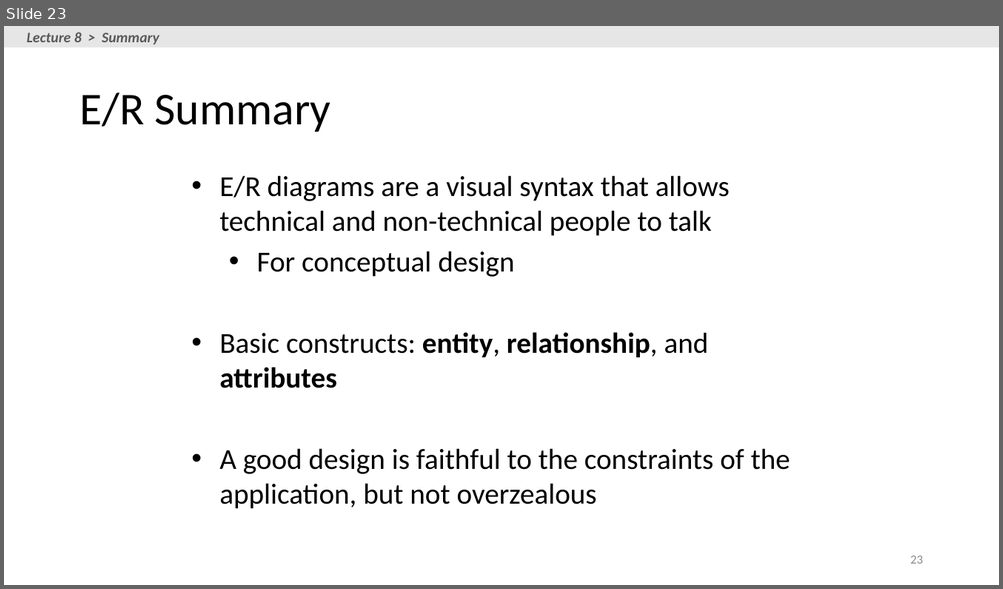
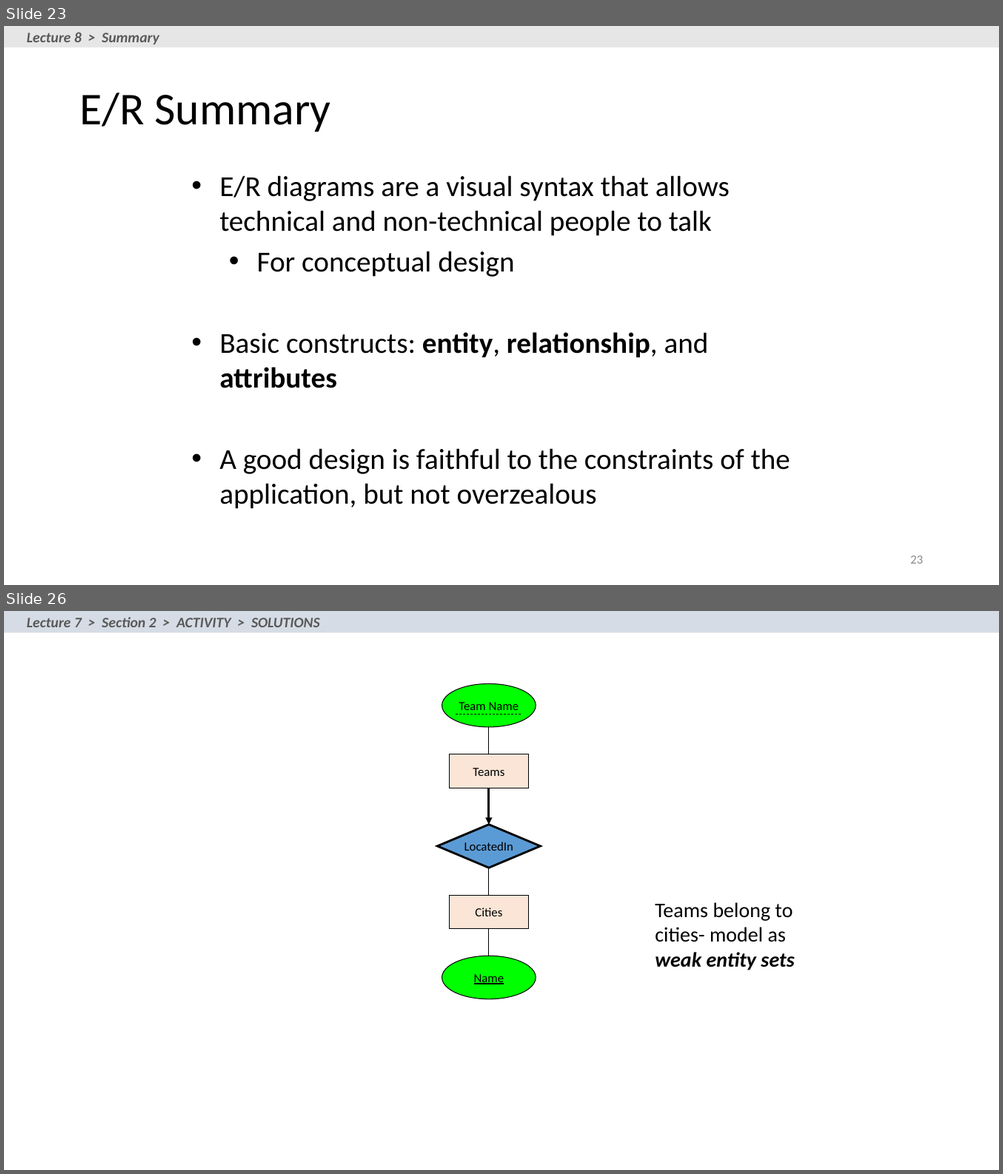
Before and after one commit to yazduni-cs/database-fall2018, a slide deck: lectures/lecture-6-7-8/Lecture_8_ER.pptx. Shown one above the other, each under a label of ours: slide 23 before the commit, slides 23 and 26 after it; the slides between them are not shown. The pictures are 1003x589 and 1003x1174 pixels, drawn with LibreOffice and Linux fonts; fonts in the diff are those of the drawing. Boxes give left, top, right and bottom in pixels: in the first picture for what was removed or moved away, otherwise in the second. Text is boxed around its words. In the diff, an @@ line names an element or a change of style, - is before the commit and + after.

```diff
--- a/lectures/lecture-6-7-8/Lecture_8_ER.pptx
+++ b/lectures/lecture-6-7-8/Lecture_8_ER.pptx
@@ slide 26 added at (4,611,999,1170), background #FFFFFF @@
@@ rectangle added at (4,611,999,632), fill #D6DCE5 @@
@@ text added at (27,617,320,627), 14 pt, text #595959, bold, italic @@
+Lecture 7 > Section 2 > ACTIVITY > SOLUTIONS
@@ ellipse added at (442,684,536,727), fill #00FF00, outline #000000 0.75 pt, 12 pt, text #000000 @@
+Team Name
@@ line added from (455, 714) to (522, 714), #000000 0.5 pt dashed @@
@@ line added from (489, 727) to (489, 755), #000000 0.75 pt @@
@@ rectangle added at (449,755,529,788), fill #FBE5D6, outline #000000 0.75 pt, 12 pt, text #000000 @@
+Teams
@@ line added from (489, 824) to (489, 788), #000000 0.75 pt @@
@@ arrow added from (489, 788) to (489, 824), #000000 2.25 pt @@
@@ diamond added at (438,824,540,868), fill #5B9BD5, outline #000000 2 pt, 12 pt, text #000000 @@
+LocatedIn
@@ line added from (489, 895) to (489, 868), #000000 0.75 pt @@
@@ rectangle added at (449,895,529,929), fill #FBE5D6, outline #000000 0.75 pt, 12 pt, text #000000 @@
+Cities
@@ text added at (654,903,794,971), 20 pt, text #000000 @@
+Teams belong to cities- model as weak entity sets
@@ line added from (489, 957) to (489, 929), #000000 0.75 pt @@
@@ ellipse added at (442,957,536,999), fill #00FF00, outline #000000 0.75 pt, 12 pt, text #000000, underline @@
+Name
```
Also in this commit, not shown: 3 other slides added, 1 other file.
